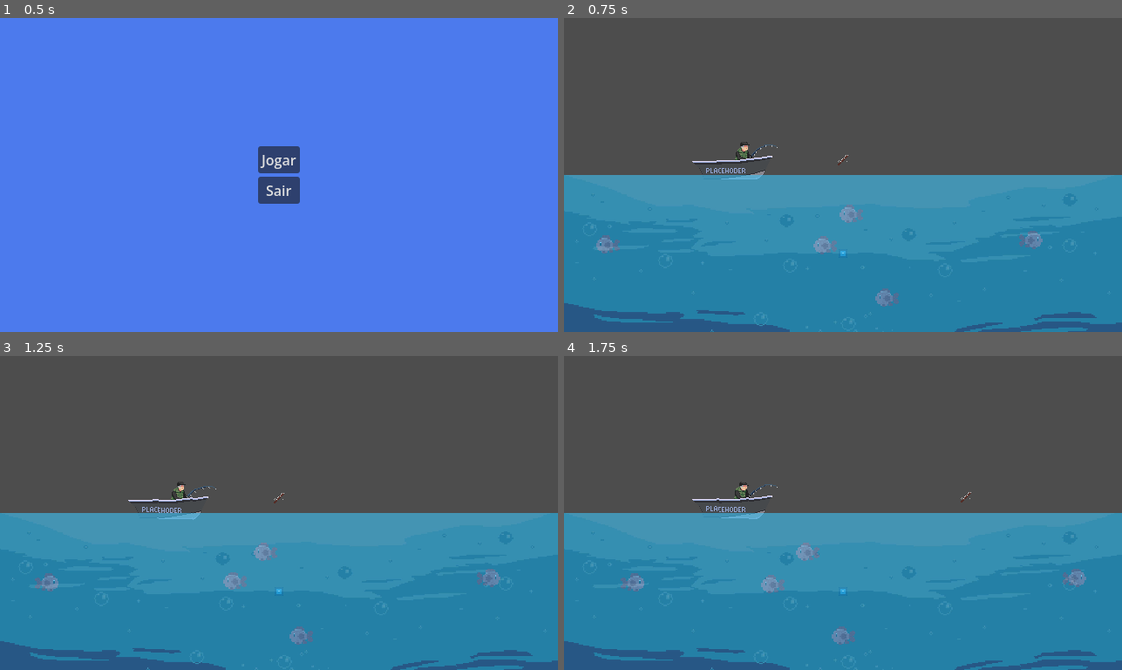
Above: before the commit, frames 1-4 (two rows, left to right).
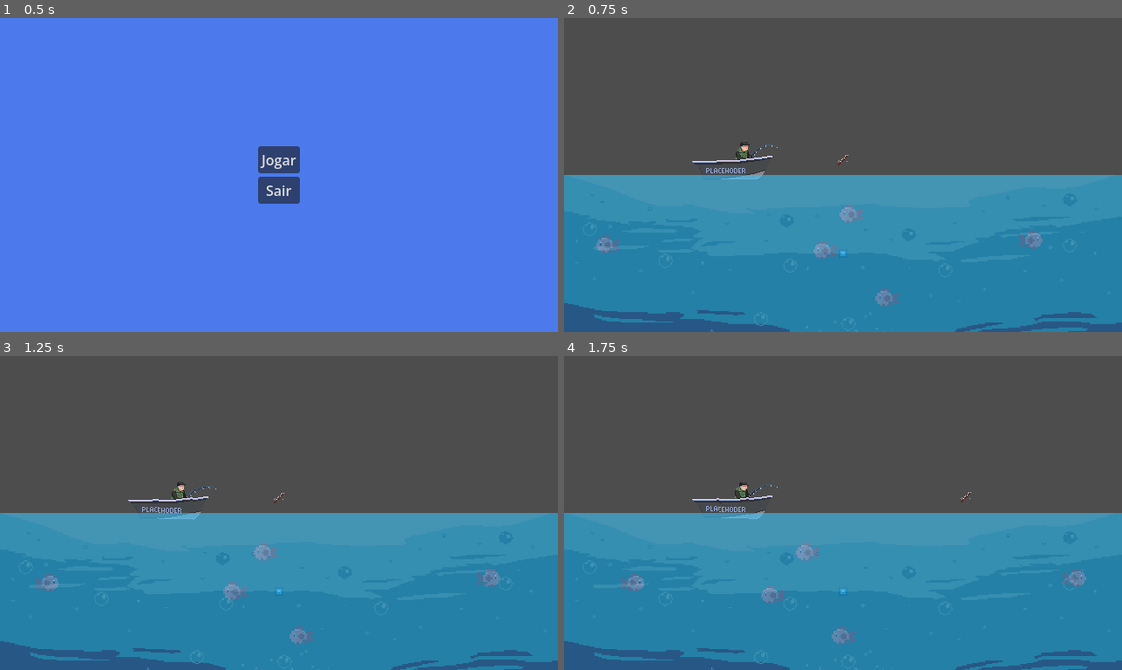
Above: after the commit, the same moments.

Repository: Bad-Onion/gyotaku
Game: Godot game, scene res://main.tscn
Two runs of this game, one before a commit and one after it. Both use one fixed random seed, a clock stepped at 60 frames per second and the inputs below. The engine's default icon, where the game draws it, is replaced by a stand-in: a white triangle on a blue panel in a dark square.
Inputs (mouse positions are in pixels of both pictures, inside the frame that each line leads up to):
- Up to frame 1 (0.5 s): no input
- Up to frame 2 (0.75 s): click "Jogar" at 0.5 s
- Up to frame 3 (1.25 s): no input
- Up to frame 4 (1.75 s): move the mouse to (965, 497) at 1.27 s; click (965, 497) at 1.42 s

Frame 1 is identical in both runs. In frame 2, 0.1% of the frame differs, in the area x 44-49%, y 69-77%; in frame 3, 0.2%; in frame 4, 0.2%, in the area x 35-40%, y 69-79%.

Commit message:
make minigame harder

Diff:
--- a/gyotaku/scenes/mechanics/fishing_mechanic/fishing_mechanic_system.gd
+++ b/gyotaku/scenes/mechanics/fishing_mechanic/fishing_mechanic_system.gd
@@ -26,6 +26,8 @@
 @export var impulse_penalty_force: float = 100.0
 @export var player_pull_power: float = 1.5
 @export var fish_struggle_power: float = 60.0
+@export var sweet_spot_min: float = 30.0
+@export var sweet_spot_max: float = 70.0
 
 @export_group("Visual Mapping")
 @export var surface_y: float = 190.0
@@ -56,7 +58,7 @@
 	_process_tug_of_war(delta)
 	_process_tension(delta)
 	_process_depth(delta)
-	_debug_logs()
+	# _debug_logs()
 	_check_end_conditions()
 
 
@@ -66,14 +68,13 @@
 
 	if is_dragging:
 		var drag_direction := signf(drag_vector.x)
-		var fish_direction := signf(fish.velocity.x)
 
-		# Verifica se está a arrastar na direção oposta ao peixe
-		if drag_direction != 0 and drag_direction != fish_direction:
+		# Verifica se está arrastando na direção oposta ao peixe
+		if drag_direction != 0 and drag_direction != fish.movement_direction:
 			var pull_force := absf(drag_vector.x) * tension_increase_multiplier
 			current_tension += pull_force * delta
 	else:
-		# Recupera a tensão quando não está a puxar
+		# Recupera a tensão quando não está puxando
 		current_tension -= tension_recovery_rate * delta
 
 		# Regra: Se a linha quase quebrar e o jogador largar, o peixe ganha impulso
@@ -87,7 +88,9 @@
 func _process_depth(delta: float) -> void:
 	var distance_from_center := absf(fish.global_position.x - center_point.global_position.x)
 
-	if distance_from_center <= safe_zone_radius:
+	var is_tension_good: bool = current_tension >= sweet_spot_min and current_tension <= sweet_spot_max
+
+	if distance_from_center <= safe_zone_radius and is_tension_good:
 		current_depth -= depth_pull_up_speed * delta # Sobe
 	elif distance_from_center <= danger_zone_radius:
 		current_depth += depth_sink_slow_speed * delta # Desce lentamente
@@ -122,10 +125,7 @@
 	var drag_vector := input_system.get_drag_vector()
 	var is_dragging := input_system.is_active()
 
-	# 1. The fish constantly wants to swim away in its current direction
 	var desired_fish_velocity := fish.movement_direction * fish_struggle_power
-
-	# 2. Player pull force
 	var player_velocity := 0.0
 
 	if is_dragging:
@@ -134,17 +134,15 @@
 		if drag_dir != 0.0 and drag_dir != fish.movement_direction:
 			player_velocity = drag_vector.x * player_pull_power
 
-	# 3. Combine forces and apply to fish
 	var net_velocity := desired_fish_velocity + player_velocity
 	fish.velocity.x = move_toward(fish.velocity.x, net_velocity, 400.0 * delta)
 
-	# Update the fish sprite visually based on which way it is actually moving
+	# TODO: Move this visual update to the Fish class, maybe via a signal or direct method call
 	if fish.velocity.x != 0 and fish.sprite:
 		var current_physical_dir = signf(fish.velocity.x)
 		fish.sprite.flip_h = (current_physical_dir < 0)
 
 
 func _debug_logs() -> void:
-	# Temporary method to visualize the mechanics
 	var dist = absf(fish.global_position.x - center_point.global_position.x)
 	print("Depth: %3.1f | Tension: %3.1f | Center Dist: %3.1f" % [current_depth, current_tension, dist])
